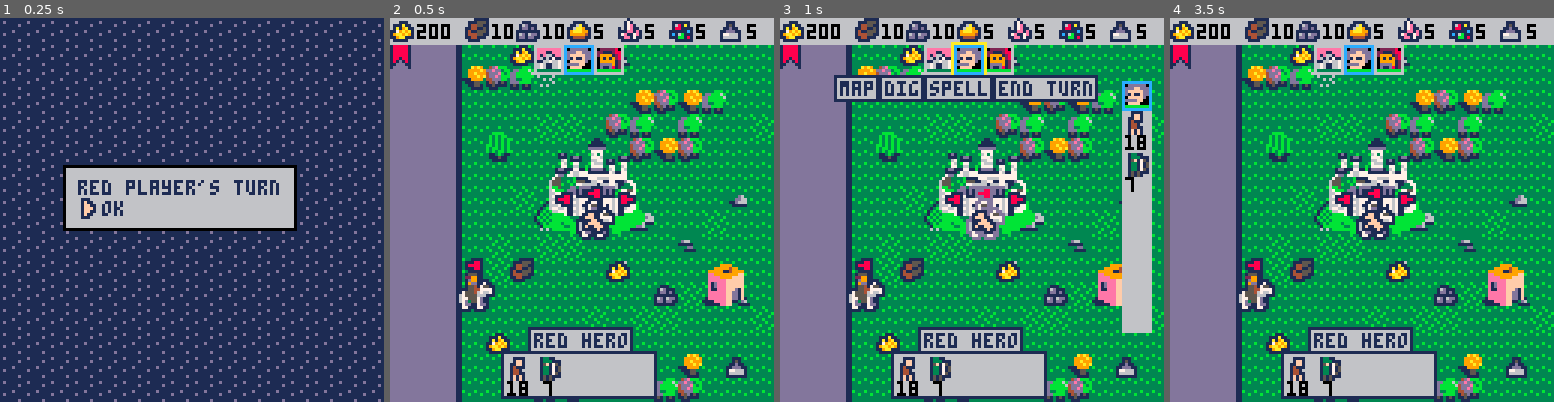
Above: before the commit, frames 1-4 (left to right).
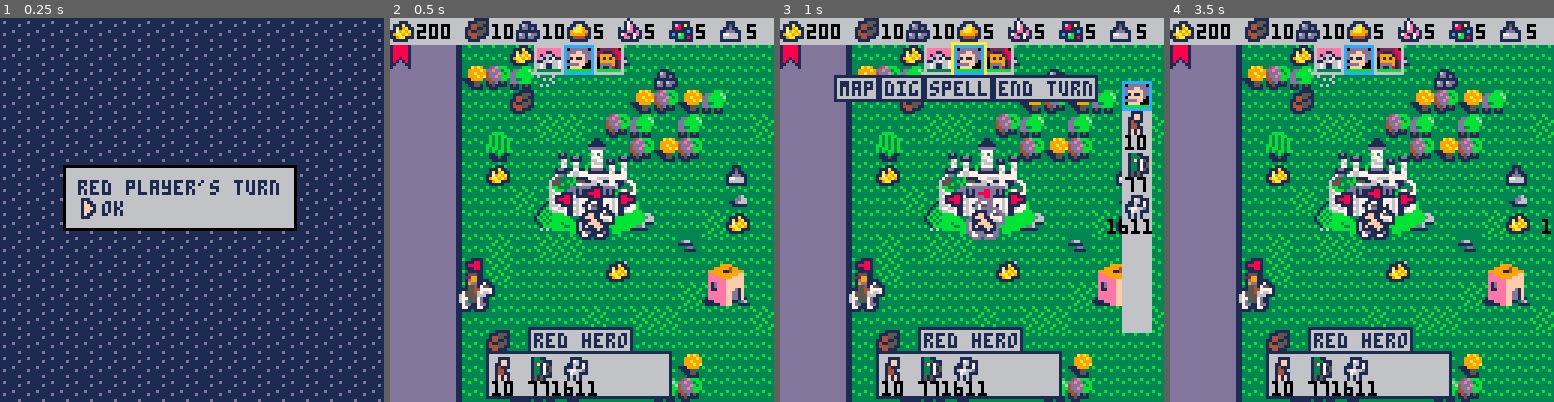
Above: after the commit, the same moments.

Repository: pvan/pico8
Game: PICO-8 cartridge heroes.p8
Same seed, same stepped clock (60 frames per second), same inputs: the game is played once before the commit and once after it.
Inputs:
- Up to frame 1 (0.25 s): no input
- Up to frame 2 (0.5 s): tap X (X key) at 0.33 s
- Up to frame 3 (1 s): tap O (Z key) at 0.7 s
- Up to frame 4 (3.5 s): tap X (X key) at 1.07, 1.85, 2.97 s; hold Right 1.6-2.1 s; tap O (Z key) every 0.4 s from 1.7 to 3.3 s; hold Up 2.15-2.42 s; hold Right 2.47-3.03 s; hold Left from 3.08 s (still down)

Frame 1 is identical in both runs. In frame 2, 5.0% of the frame differs, in the area x 25-94%, y 13-100%; in frame 3, 4.7%; in frame 4, 5.0%, in the area x 25-100%, y 13-100%.

Commit message:
heroes: encapsulate print mob number, token save

Diff:
--- a/heroes.p8
+++ b/heroes.p8
@@ -83,7 +83,8 @@
 function random_starting_army()
  return {
   {"peasants",rnd_bw(10,20)},
-  {"elves",rnd_bw(5,10)},
+  {"elves",rnd_bw(50,100)},
+  {"skeletons",rnd_bw(1000,2000)},
  }
 end
 
@@ -2852,12 +2853,14 @@
  spr(big_mob_sprs[m[1]],
      x+4,y+2,1,2)
 
- str=tostr(m[2])
- ofx=0
- if (#str<2) ofx=2
- if (#str>2) ofx=1-#str
- rectfill2(x+4+ofx,y+2+13,4*#str,6,1)
- print(str,x+4+ofx,y+2+13,7)
+ print_mobnum(m,x+4,y+7,true)
+
+-- str=tostr(m[2])
+-- ofx=0
+-- if (#str<2) ofx=2
+-- if (#str>2) ofx=1-#str
+-- rectfill2(x+4+ofx,y+2+13,4*#str,6,1)
+-- print(str,x+4+ofx,y+2+13,7)
 end
 
 
@@ -2890,26 +2893,58 @@
 
 end
 
-
+--7970 before
+--7954 after
+function print_mobnum(m,x,y,bg)
+
+ local str=tostr(m[2])
+-- local ofx=0
+-- if (#str<2) ofx=2
+-- if (#str>2) ofx=1-#str
+ local ofx=-2*#str+4
+
+ local c=0
+ if bg!=nil then
+  rectfill2(x+ofx,y+8,4*#str,6,1)
+  c=7
+ end
+
+ print(str,x+ofx,y+8,c)
+
+-- str=tostr(m[2])
+-- ofx=0
+-- if (#str<2) ofx=2
+-- if (#str>2) ofx=1-#str
+-- rectfill2(x+4+ofx,y+2+13,4*#str,6,1)
+-- print(str,x+4+ofx,y+2+13,7)
+
+end
 
 
 function draw_army_s(arm,y)
 
- local w=52
- local x=39
+ local w=12*5+2--52--=10*5+2
+ local x=34--39--=63-w/2+2
  draw_window(x-2,y-2,w,16)
  for i=1,5 do
   local mob=arm[i]
   if mob!=nil then
 	  spr(mob_sprs[mob[1]],x,y)
-	  local str=tostr(mob[2])
-	  local ofx=0
-	  if (#str<2) ofx=2
-	  if (#str>2) ofx=-3*(#str-2)
-	  print(str,x+ofx,y+8,0)
-  end
-  x+=10
- end
+	  print_mobnum(mob,x,y)
+
+--		 local str=tostr(mob[2])
+--		 local ofx=0
+--		 if (#str<2) ofx=2
+--		 if (#str>2) ofx=1-#str
+----		 if bg!=nil then
+----		  rectfill2(x+ofx,y+8,4*#str,6,1)
+----		 end
+--		 print(str,x+ofx,y+8,0)
+
+  end
+  x+=12
+ end
+
 
 -- --7980 (orig)
 -- local w=10*5
